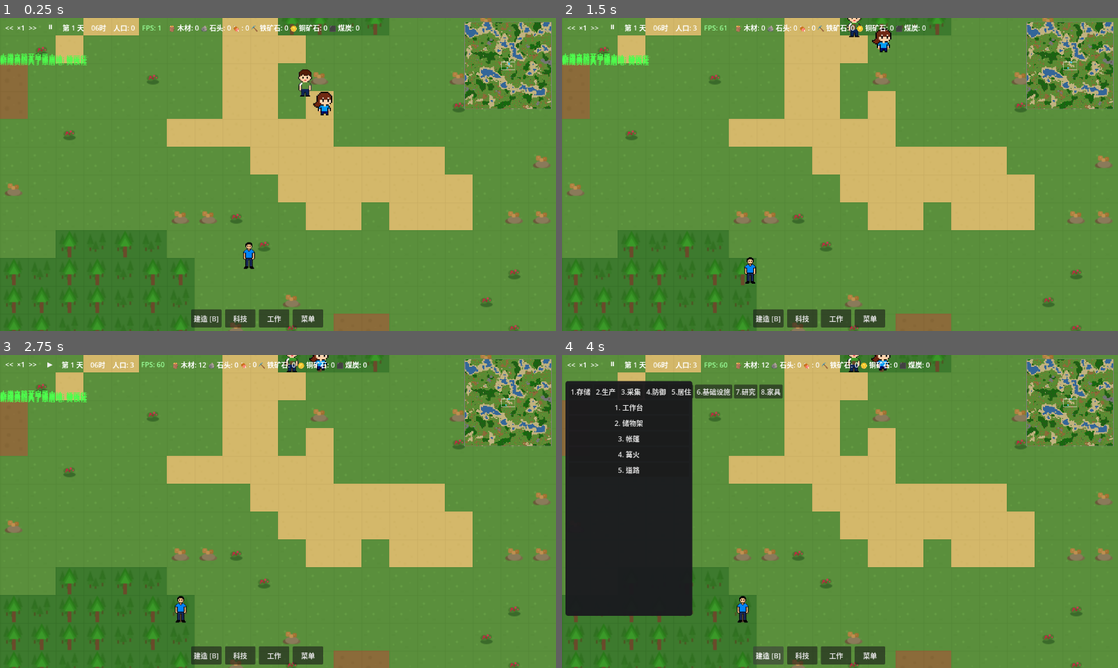
Above: before the commit, frames 1-4 (two rows, left to right).
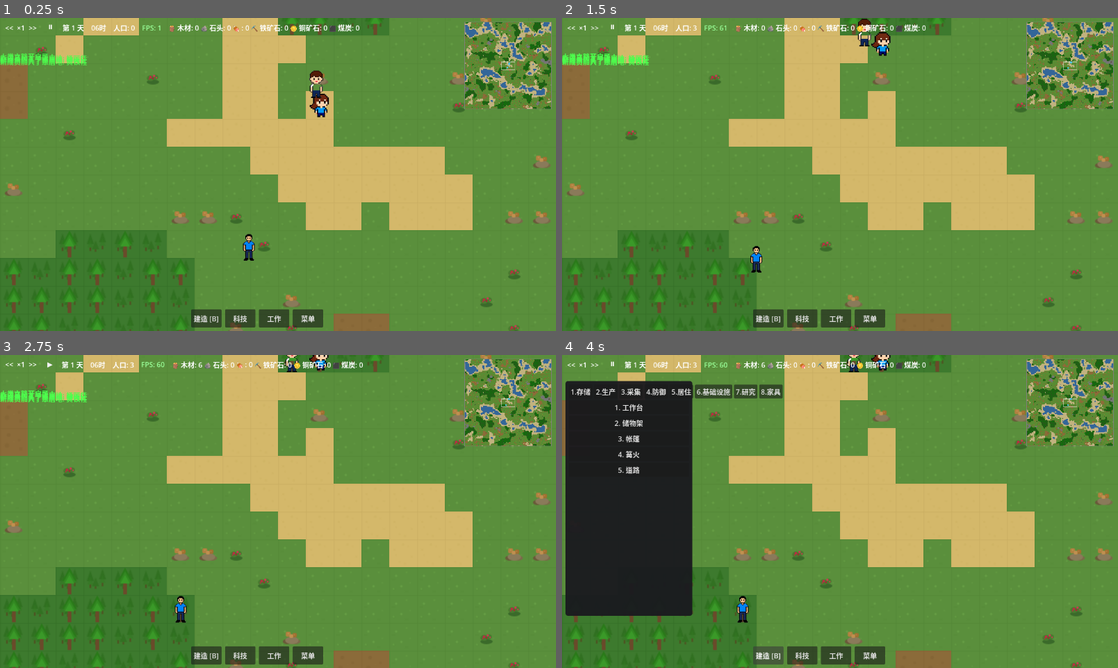
Above: after the commit, the same moments.

Repository: ZhanXuzhao/the-path-of-humanity
Game: Godot game, scene res://scenes/game.tscn
Same seed, same stepped clock (60 frames per second), same inputs: the game is played once before the commit and once after it.
Inputs:
- Up to frame 1 (0.25 s): no input
- Up to frame 2 (1.5 s): click "<<" at 0.5 s; click ">>" at 1.25 s
- Up to frame 3 (2.75 s): click "⏸" at 2 s
- Up to frame 4 (4 s): click "▶" at 2.75 s; click "建造 [B]" at 3.5 s

The runs differ from the first frame. In frame 1, 0.7% of the frame differs, in the area x 43-92%, y 14-81%; in frame 2, 0.6%; in frame 3, 0.4%; in frame 4, 0.4%.

Commit message:
feat: 实现A*寻路系统，人物自动绕开水域行走
- World.gd 新增 A* 寻路 (find_path)，支持8方向移动和拐角阻挡检测
- Settler.gd 集成路径移动，沿A*路径逐格前进而非直线移动
- 移动过程中检测水面，无路可走时自动取消任务
- 空闲状态检测水面位置，自动逃回陆地
- 分配任务时检查目标是否可通行

Diff:
--- a/scripts/core/world.gd
+++ b/scripts/core/world.gd
@@ -365,6 +365,118 @@
 	var tile = get_tile_at(pos)
 	return tile != TileType.WATER and tile != TileType.DEEP_WATER and tile != TileType.MOUNTAIN
 
+func find_path(from_pos: Vector2i, to_pos: Vector2i, max_steps: int = 500) -> Array[Vector2i]:
+	"""A*寻路，返回从 from_pos 到 to_pos 的网格路径（不含起点），
+	如果无路可走则返回空数组。
+	max_steps 限制搜索步数防止死循环。"""
+	if from_pos == to_pos:
+		return []
+	if not is_walkable(to_pos):
+		return []
+
+	var came_from := Dictionary()  # Vector2i -> Vector2i
+	var g_score := Dictionary()    # Vector2i -> float
+	var f_score := Dictionary()    # Vector2i -> float
+
+	var key_from = _pos_key(from_pos)
+	var key_to = _pos_key(to_pos)
+	g_score[key_from] = 0.0
+	f_score[key_from] = _astar_heuristic(from_pos, to_pos)
+
+	var open_set := [from_pos]
+	var open_set_keys := {key_from: true}  # 快速查找
+
+	var steps := 0
+
+	while open_set.size() > 0 and steps < max_steps:
+		steps += 1
+
+		# 找 f_score 最小的节点
+		var current = open_set[0]
+		var current_key = _pos_key(current)
+		var best_idx = 0
+		var best_f = f_score.get(current_key, INF)
+		for i in range(1, open_set.size()):
+			var k = _pos_key(open_set[i])
+			var f = f_score.get(k, INF)
+			if f < best_f:
+				best_f = f
+				current = open_set[i]
+				current_key = k
+				best_idx = i
+
+		# 到达目标
+		if current == to_pos:
+			return _reconstruct_path(came_from, current)
+
+		# 从 open_set 移除
+		open_set.remove_at(best_idx)
+		open_set_keys.erase(current_key)
+
+		# 检查邻居（4方向 + 对角线）
+		var neighbors = [
+			current + Vector2i(0, -1),
+			current + Vector2i(0, 1),
+			current + Vector2i(-1, 0),
+			current + Vector2i(1, 0),
+			current + Vector2i(-1, -1),
+			current + Vector2i(1, -1),
+			current + Vector2i(-1, 1),
+			current + Vector2i(1, 1),
+		]
+
+		# 确保所有区块已生成
+		for n in neighbors:
+			var chunk_n = global_to_chunk(n)
+			ensure_chunk_generated(chunk_n)
+
+		var current_g = g_score.get(current_key, INF)
+
+		for neighbor in neighbors:
+			if not is_walkable(neighbor):
+				continue
+
+			# 对角线移动时检查是否被角落阻挡
+			var diff = neighbor - current
+			if abs(diff.x) == 1 and abs(diff.y) == 1:
+				# 如果两个相邻直角格子都是不可行走的，则不能对角线穿越
+				if not is_walkable(current + Vector2i(diff.x, 0)) and not is_walkable(current + Vector2i(0, diff.y)):
+					continue
+
+			var n_key = _pos_key(neighbor)
+			var move_cost = 1.0 if (diff.x == 0 or diff.y == 0) else 1.414  # 对角线略贵
+			var tentative_g = current_g + move_cost
+
+			if tentative_g < g_score.get(n_key, INF):
+				came_from[n_key] = current
+				g_score[n_key] = tentative_g
+				f_score[n_key] = tentative_g + _astar_heuristic(neighbor, to_pos)
+
+				if not open_set_keys.has(n_key):
+					open_set.append(neighbor)
+					open_set_keys[n_key] = true
+
+	# 无路可走
+	return []
+
+func _pos_key(pos: Vector2i) -> String:
+	return "%d,%d" % [pos.x, pos.y]
+
+func _astar_heuristic(a: Vector2i, b: Vector2i) -> float:
+	# 八方向曼哈顿距离（允许对角线移动）
+	var dx = abs(a.x - b.x)
+	var dy = abs(a.y - b.y)
+	return max(dx, dy) + (1.414 - 1.0) * min(dx, dy)
+
+func _reconstruct_path(came_from: Dictionary, current: Vector2i) -> Array[Vector2i]:
+	var path: Array[Vector2i] = []
+	var node = current
+	while came_from.has(_pos_key(node)):
+		path.append(node)
+		node = came_from[_pos_key(node)]
+	path.reverse()
+	return path
+
 # ==================== 地面物品管理 ====================
 
 func drop_item_on_ground(grid_pos: Vector2i, item_id: String, amount: int) -> int:
--- a/scripts/entities/settler.gd
+++ b/scripts/entities/settler.gd
@@ -95,6 +95,8 @@
 
 # 移动和工作的中间变量
 var target_world_pos: Vector2 = Vector2.ZERO   # 移动目标（像素坐标）
+var _path: Array[Vector2i] = []                # A*寻路路径（网格坐标，不含起点）
+var _path_target_grid: Vector2i = Vector2i(-1, -1)  # 上次计算路径的目标网格
 var work_accumulator: float = 0.0               # 工作累积计时器
 var work_tick_interval: float = 0.5             # 每次工作刻的间隔（秒）
 var is_working_on_construction: bool = false    # 是否正在建造建筑
@@ -175,8 +177,16 @@
 
 	match state:
 		SettlerState.IDLE:
-			# Game 主循环会分配任务，空闲时什么都不做
-			pass
+			# 检查是否站在不可行走的地形上（如加载旧存档等导致）
+			var _game = get_node_or_null("/root/Game")
+			if _game and _game.world:
+				var _grid = Vector2i(
+					int(position.x / _game.world.tile_size),
+					int(position.y / _game.world.tile_size)
+				)
+				if not _game.world.is_walkable(_grid):
+					# 站在水上，尝试向随机方向移动离开
+					_move_away_from_water(_game)
 		SettlerState.MOVING:
 			_move_towards(delta)
 		SettlerState.WORKING:
@@ -265,24 +275,88 @@
 func move_to(target: Vector2):
 	"""移动到目标像素位置"""
 	target_world_pos = target
+	# 清除缓存的路径，_move_towards 会重新计算
+	_path.clear()
+	_path_target_grid = Vector2i(-1, -1)
 	set_state(SettlerState.MOVING)
 	if is_selected:
 		queue_redraw()
 
 func _move_towards(delta):
 	if target_world_pos == Vector2.ZERO:
-		set_state(SettlerState.IDLE, true)  # 强制切换，防止无目标时卡在MOVING
-		return
-	var offset = target_world_pos - position
+		_path.clear()
+		_path_target_grid = Vector2i(-1, -1)
+		set_state(SettlerState.IDLE, true)
+		return
+
+	var game = get_node_or_null("/root/Game")
+	if game == null or game.world == null:
+		return
+
+	var tile_ts = game.world.tile_size
+	var current_grid = Vector2i(
+		int(position.x / tile_ts),
+		int(position.y / tile_ts)
+	)
+
+	# 检查当前是否站在不可行走的地形上（兜底保护）
+	if not game.world.is_walkable(current_grid):
+		_path.clear()
+		_path_target_grid = Vector2i(-1, -1)
+		# 如果还没有逃逸目标，尝试寻找最近的可行走格子
+		if target_world_pos == Vector2.ZERO:
+			if not _move_away_from_water(game):
+				complete_task()
+			return
+		# 已有逃逸目标，继续移动（允许踏出水面到相邻陆地）
+
+	# 计算目标网格
+	var target_grid = Vector2i(
+		int(target_world_pos.x / tile_ts),
+		int(target_world_pos.y / tile_ts)
+	)
+
+	# 如果路径无效或目标变了，重新计算A*路径
+	if _path.is_empty() or target_grid != _path_target_grid:
+		_path_target_grid = target_grid
+		var start_grid = current_grid
+		_path = game.world.find_path(start_grid, target_grid, 800)
+
+		if _path.is_empty() and start_grid != target_grid:
+			# 无路可走，取消任务
+			complete_task()
+			return
+
+	# 沿路径前进：目标是路径中下一个网格的中心
+	var target_pixel: Vector2
+	if not _path.is_empty():
+		var next_grid = _path[0]
+		target_pixel = Vector2(
+			next_grid.x * tile_ts + tile_ts / 2.0,
+			next_grid.y * tile_ts + tile_ts / 2.0
+		)
+	else:
+		target_pixel = target_world_pos
+
+	var offset = target_pixel - position
 	var dist = offset.length()
+
 	if dist > 2.0:
-		# 根据时间加速倍率同步提升移动速度
 		var gm = get_node("/root/GameManager")
 		var speed_mult = gm.time_speed if gm else 1.0
 		position += offset.normalized() * move_speed * delta * speed_mult
 	else:
+		# 到达当前路径点
+		if not _path.is_empty():
+			_path.remove_at(0)  # 移动到下一个路径点
+			# 继续下一帧处理下一个路径点
+			return
+
+		# 最终目的地到达
 		position = target_world_pos
-		# 到达目标，根据任务类型切换状态
+		_path.clear()
+		_path_target_grid = Vector2i(-1, -1)
+
 		if current_task != null:
 			var task_type = current_task.get("type", "")
 			match task_type:
@@ -291,23 +365,18 @@
 				"EAT_FROM_RACK":
 					_tick_eat_from_rack()
 				"STORE":
-					# STORE 任务不需要工作刻，到达后立即执行存储
 					_tick_store()
 				"HAUL_CONSTRUCT":
-					# 搬运物资任务：根据当前阶段处理
 					var haul_phase = current_task.get("haul_phase", "fetch")
 					if haul_phase == "fetch":
-						# 已到达来源地，进入取货阶段
 						_tick_haul_construct_fetch()
 					elif haul_phase == "deliver":
-						# 已到达目标建筑，立即存放入库
 						_tick_haul_construct()
-				_:  # 其他任务类型 → 到达后开始工作
-					# 到达目标后强制开始工作（防止被冷却阻挡导致卡在MOVING→autonomy打断循环）
+				_:
 					set_state(SettlerState.WORKING, true)
 					work_accumulator = 0.0
 		else:
-			set_state(SettlerState.IDLE, true)  # 强制切换
+			set_state(SettlerState.IDLE, true)
 
 # -------- 工作系统 --------
 func _execute_work(delta):
@@ -941,6 +1010,34 @@
 		sorted.append(entry.bld)
 	return sorted
 
+func _move_away_from_water(game_node) -> bool:
+	"""当站在水面上时，尝试向最近的可行走方向移动"""
+	var tile_ts = game_node.world.tile_size
+	var center_grid = Vector2i(
+		int(position.x / tile_ts),
+		int(position.y / tile_ts)
+	)
+	# 搜索周围6格范围内第一个可行走的格子
+	var directions = [
+		Vector2i(0, -1), Vector2i(0, 1),
+		Vector2i(-1, 0), Vector2i(1, 0),
+		Vector2i(-1, -1), Vector2i(1, -1),
+		Vector2i(-1, 1), Vector2i(1, 1),
+	]
+	for dir in directions:
+		var check_pos = center_grid + dir
+		if game_node.world.is_walkable(check_pos):
+			var target_pixel = Vector2(
+				check_pos.x * tile_ts + tile_ts / 2.0,
+				check_pos.y * tile_ts + tile_ts / 2.0
+			)
+			target_world_pos = target_pixel
+			_path.clear()
+			_path_target_grid = Vector2i(-1, -1)
+			set_state(SettlerState.MOVING, true)
+			return true
+	return false
+
 func _bld_world_center(bld) -> Vector2:
 	"""获取建筑的世界坐标中心"""
 	var game = get_node_or_null("/root/Game")
@@ -1310,10 +1407,21 @@
 # -------- 任务系统 --------
 func assign_task(task_data: Dictionary) -> bool:
 	"""分配任务，返回是否可以接受"""
+	# 检查目标位置是否可通行（防止将任务分配到水面上）
+	var target_pixel = task_data.get("target_world_pos", Vector2.ZERO)
+	if target_pixel != Vector2.ZERO:
+		var game = get_node_or_null("/root/Game")
+		if game and game.world:
+			var target_grid = Vector2i(
+				int(target_pixel.x / game.world.tile_size),
+				int(target_pixel.y / game.world.tile_size)
+			)
+			if not game.world.is_walkable(target_grid):
+				return false  # 目标不可达，拒绝接受任务
+
 	current_task = task_data
 
 	# 设置移动目标（像素坐标）
-	var target_pixel = task_data.get("target_world_pos", Vector2.ZERO)
 	if target_pixel != Vector2.ZERO:
 		target_world_pos = target_pixel
 		set_state(SettlerState.MOVING, true)  # 强制切换，防止冷却导致任务卡住
@@ -1334,6 +1442,8 @@
 		_construction_retry_count = max(0, _construction_retry_count - 1)
 	current_task = null
 	target_world_pos = Vector2.ZERO
+	_path.clear()
+	_path_target_grid = Vector2i(-1, -1)
 	set_state(SettlerState.IDLE, true)  # 强制切换，防止冷却导致卡死
 	if is_selected:
 		queue_redraw()
